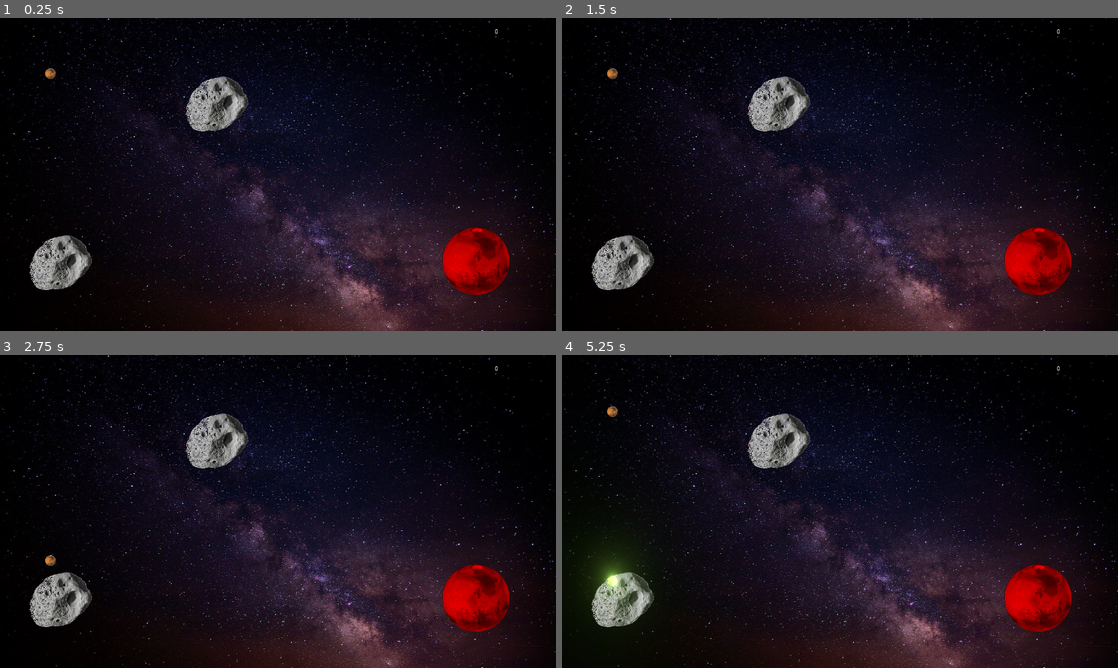
Above: before the commit, frames 1-4 (two rows, left to right).
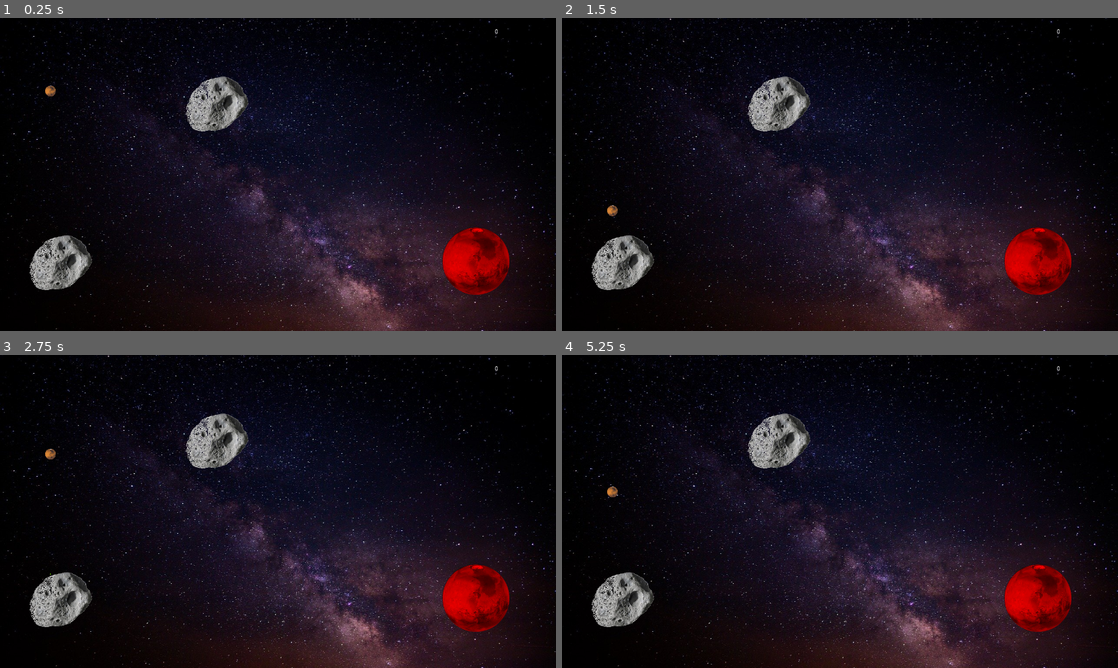
Above: after the commit, the same moments.

Repository: allenshi2014/balldrop
Game: Godot game, scene res://main.tscn
The game is run twice, just before and just after one commit, with the same random seed, the same clock (stepped at 60 frames per second) and the same inputs.
Inputs (mouse positions are in pixels of both pictures, inside the frame that each line leads up to):
- Up to frame 1 (0.25 s): no input
- Up to frame 2 (1.5 s): move the mouse to (962, 158) at 0.52 s; click (962, 158) at 0.67 s; move the mouse to (962, 158) at 1.27 s; click (962, 158) at 1.42 s
- Up to frame 3 (2.75 s): click (400, 495) at 2.17 s
- Up to frame 4 (5.25 s): click (962, 495) at 2.92 s; click (962, 495) at 3.67 s; click (962, 495) at 4.42 s; click (962, 495) at 5.17 s

The runs differ from the first frame. In frame 1, 0.1% of the frame differs, in the area x 8-10%, y 16-26%; in frame 2, 0.1%; in frame 3, 0.1%; in frame 4, 1.6%, in the area x 3-15%, y 16-83%.

Commit message:
clean up codes

Diff:
--- a/ball.gd
+++ /dev/null
@@ -1,81 +0,0 @@
-extends Node2D
-
-var vel = Vector2()
-var prevpos = Vector2()
-var sound
-
-var notes = [] # TODO generate this globally
-
-func _ready():
-
-	prevpos = position
-
-	var goalcol = Color(0,0,0)
-
-	match sound:
-
-		"bell": goalcol = Color(0,1,1)
-		"kick": goalcol = Color(1,0,0)
-		"snare": goalcol = Color(0,1,0)
-		"laser": goalcol = Color(1,1,0)
-
-	$spr.modulate = goalcol
-	goalcol *= 0.3
-
-	$parts.modulate = goalcol
-
-
-
-
-func _physics_process(delta):
-
-
-	if position.y > 1000:
-		queue_free()
-
-	vel += Vector2(0, 20 * 1) * delta
-	prevpos = position
-	position += vel
-
-	# manual collision for now
-	var colliders = get_tree().get_nodes_in_group("line")
-
-	for c in colliders:
-
-		var p1 = c.a
-		var p2 = c.b
-		var norm = (p2-p1).tangent().normalized()
-		var coll = Geometry.segment_intersects_segment_2d(prevpos, position, p1, p2)
-
-		if coll != null:
-			# print(norm)
-
-			if vel.length() > 1.0:
-
-				var pitch = vel.length()
-
-				if sound == "bell":
-					pass
-				else:
-					pitch *= 2
-
-				pitch = notes[round(pitch)] #pow(2, round(log(pitch) / log(2)) / 3.0)
-
-				#pitch *= round(rand_range(1,7))
-				pitch += rand_range(-1,1)*0.002
-				AudioPlayer.play_at(sound, position, pitch)
-
-
-
-			if vel.dot(norm) > 0:
-				norm = -norm
-
-			var restitution = 0.8
-			vel = (-vel.reflect(norm)).linear_interpolate(vel.slide(norm), 1-restitution)
-
-			position = coll + norm * 0.1
-
-			var shockwave = preload("res://shockwave.tscn").instance()
-			shockwave.position = position
-			shockwave.modulate = $spr.modulate
-			get_parent().add_child(shockwave)
--- a/ball.tscn
+++ /dev/null
@@ -1,46 +0,0 @@
-[gd_scene load_steps=8 format=2]
-
-[ext_resource path="res://ball.gd" type="Script" id=1]
-[ext_resource path="res://tex/glow2.png" type="Texture" id=2]
-
-[sub_resource type="CanvasItemMaterial" id=1]
-blend_mode = 1
-
-[sub_resource type="Gradient" id=2]
-offsets = PoolRealArray( 0, 0.00358423, 0.0860215, 1 )
-colors = PoolColorArray( 0, 0, 0, 1, 0.0382166, 0.0382166, 0.0382166, 1, 1, 1, 1, 1, 0.044586, 0.044586, 0.044586, 1 )
-
-[sub_resource type="GradientTexture" id=3]
-gradient = SubResource( 2 )
-
-[sub_resource type="ParticlesMaterial" id=4]
-flag_disable_z = true
-spread = 180.0
-gravity = Vector3( 0, 0, 0 )
-initial_velocity = 10.0
-initial_velocity_random = 1.0
-orbit_velocity = 0.0
-orbit_velocity_random = 0.0
-scale = 0.0
-scale_random = 1.0
-color_ramp = SubResource( 3 )
-
-[sub_resource type="CanvasItemMaterial" id=5]
-blend_mode = 1
-
-[node name="ball" type="Node2D"]
-script = ExtResource( 1 )
-
-[node name="parts" type="Particles2D" parent="."]
-modulate = Color( 0.21875, 0.21875, 0.21875, 0.21 )
-material = SubResource( 1 )
-emitting = false
-visibility_rect = Rect2( -1000, -1000, 2000, 2000 )
-local_coords = false
-process_material = SubResource( 4 )
-texture = ExtResource( 2 )
-
-[node name="spr" type="Sprite" parent="."]
-modulate = Color( 1, 0.509363, 0.509363, 1 )
-material = SubResource( 5 )
-texture = ExtResource( 2 )
--- a/emitter.gd
+++ /dev/null
@@ -1,56 +0,0 @@
-extends Node2D
-
-export(String, "bell", "kick", "snare", "laser") var sound
-
-var angle = 0
-
-func _on_timer_timeout():
-
-	var ball = preload("res://ball.tscn").instance()
-	ball.position = position
-	ball.sound = sound
-	ball.vel = Vector2(4, 0).rotated(deg2rad(angle+45))
-	ball.notes = gen_notes()
-
-
-	var ball_container = get_tree().get_nodes_in_group("ball_container")[0]
-	ball_container.add_child(ball)
-
-	angle += 90
-	angle %= 360
-
-
-func gen_notes():
-
-	var notes = []
-
-	#seed(hash(angle+1))
-	seed(3) # seed = 2 is nice
-	#randi()
-
-	var base_pitch = 0.06#rand_range(0.05, 0.2)
-	# print(base_pitch)
-
-	var note1 = randi() % 12
-	var note2 = randi() % 12
-	var note3 = randi() % 12
-
-	notes.push_back(2 * base_pitch)
-	notes.push_back(pow(2, 1 + note1/12.0) * base_pitch)
-	notes.push_back(pow(2, 1 + note2/12.0) * base_pitch)
-	notes.push_back(pow(2, 1 + note3/12.0) * base_pitch)
-
-	for i in 100:
-		var n1 = notes[-1]
-		var n2 = notes[-2]
-		var n3 = notes[-3]
-		var n4 = notes[-4]
-
-		notes.push_back(n1 * 2)
-		notes.push_back(n2 * 2)
-		notes.push_back(n3 * 2)
-		notes.push_back(n4 * 2)
-
-	randomize()
-
-	return notes
--- a/emitter.tscn
+++ /dev/null
@@ -1,20 +0,0 @@
-[gd_scene load_steps=4 format=2]
-
-[ext_resource path="res://emitter.gd" type="Script" id=1]
-[ext_resource path="res://tex/glow2.png" type="Texture" id=2]
-
-[sub_resource type="CanvasItemMaterial" id=1]
-blend_mode = 1
-
-[node name="emitter" type="Node2D"]
-script = ExtResource( 1 )
-sound = "bell"
-
-[node name="timer" type="Timer" parent="."]
-autostart = true
-
-[node name="spr" type="Sprite" parent="."]
-modulate = Color( 0.183594, 0.183594, 0.183594, 1 )
-material = SubResource( 1 )
-texture = ExtResource( 2 )
-[connection signal="timeout" from="timer" to="." method="_on_timer_timeout"]
--- a/gate.gd
+++ b/gate.gd
@@ -2,30 +2,14 @@
 
 var a = Vector2()
 var b = Vector2()
-#var c = Vector2()
 var collider_name = "gate"
 var collider_area = PoolVector2Array()
-# Declare member variables here. Examples:
-# var a = 2
-# var b = "text"
 
-# Called when the node enters the scene tree for the first time.
 func _ready():
-	#a = position + Vector2(-10, -10)
-	#b = position + Vector2(10, -10)
-	#c = position + Vector2(0, 10)
 
-	a = position + Vector2(-50, 0)
-	b = position + Vector2(100, 00)
-
-	collider_area = get_node("CollisionShape2D").get_polygon()
+	collider_area = $shape.get_polygon()
 
 	var point_count = collider_area.size()
 	for i in range(point_count):
 		var p_point = position + collider_area[i]
 		collider_area.set(i, p_point)
-	#collider_area = $CollisionShape2D.get_polygon()
-
-# Called every frame. 'delta' is the elapsed time since the previous frame.
-#func _process(delta):
-#	pass
--- a/gate.tscn
+++ b/gate.tscn
@@ -8,13 +8,13 @@
 ]]
 script = ExtResource( 2 )
 
-[node name="shape" type="Sprite" parent="."]
+[node name="sprite" type="Sprite" parent="."]
 modulate = Color( 1, 0.00392157, 0.00392157, 1 )
 self_modulate = Color( 1, 0, 0, 1 )
 position = Vector2( 0, 0.5 )
 scale = Vector2( 0.5, 0.5 )
 texture = ExtResource( 1 )
 
-[node name="CollisionShape2D" type="CollisionPolygon2D" parent="."]
+[node name="shape" type="CollisionPolygon2D" parent="."]
 scale = Vector2( 0.6, 0.6 )
 polygon = PoolVector2Array( 0.600037, -77.4998, 46.1, -62.4998, 72.6, -29.9998, 78.6, -0.999847, 70.6, 35.5002, 45.6, 64.0002, -0.399963, 77.0002, -34.4, 69.5002, -62.9, 47.0002, -77.4, 1.50015, -69.4, -34.4998, -46.9, -59.9998 )
--- a/line.gd
+++ b/line.gd
@@ -4,24 +4,29 @@
 var b = Vector2()
 var collider_name = "line"
 
+var b_limit = Vector2()
+
 func set_ends_shadow(p1, p2):
 
 	a = p1
 	b = p2
+	#if a.distance_to(b) >=100:
+
 	# update the capsule
 	$shape.shape.height = a.distance_to(b)
 	$shape.position = (a + b) / 2
 	$shape.rotation = a.angle_to_point(b) + PI / 2
 	# update the sprite
 	# (using a sprite so we get anti aliasing)
-	$spr.position = (a + b) / 2
+	$spr.position = (a + (a + b) / 2) / 2
 	$spr.rotation = $shape.rotation + PI / 2
-	$spr.scale = Vector2(a.distance_to(b), 1)
+	$spr.scale = Vector2(a.distance_to(b)/2, 1)
 	#grey color for shadow line
 	$spr.modulate = Color(0.75, 0.75, 0.75, 1)
 	#set no bounce
 	a = Vector2(0, 0)
 	b = a
+
 
 
 func set_ends(p1, p2):
@@ -37,6 +42,8 @@
 	$spr.position = (a + b) / 2
 	$spr.rotation = $shape.rotation + PI / 2
 	$spr.scale = Vector2(a.distance_to(b), 1)
+	#grey color for shadow line
+	$spr.modulate = Color(0.75, 0.75, 0.75, 1)
 
 
 func _on_line_input_event(_viewport, event, _shape_idx):
--- a/main.gd
+++ b/main.gd
@@ -4,24 +4,12 @@
 var current_line_shadow = null
 var p1 = Vector2()
 var p2 = p1
-
 var last_mouse_pos = Vector2()
 
 func _ready():
 	pass
 	#yield(get_tree().create_timer(1), "timeout")
 
-	#spawn_emitter("bell", Vector2(0.3, 0.2))
-	#spawn_emitter("kick", Vector2(0.3, 0.6))
-	#spawn_emitter("snare", Vector2(0.7, 0.2))
-	#spawn_emitter("laser", Vector2(0.7, 0.6))
-
-
-func spawn_emitter(name, pos):
-	var emitter = preload("res://emitter.tscn").instance()
-	emitter.sound = name
-	emitter.position = pos * OS.window_size
-	add_child(emitter)
 
 func _process(_delta):
 
--- a/mars.gd
+++ b/mars.gd
@@ -3,16 +3,13 @@
 var vel = Vector2()
 var prevpos = Vector2()
 var initalpos = Vector2() #get the inital postion to reset mars back after lost
-var sound
-
-var notes = [] # TODO generate this globally
 
 func _ready():
 	prevpos = position
 	initalpos = position
 
 func _physics_process(delta):
-	yield(get_tree().create_timer(2), "timeout")
+	#yield(get_tree().create_timer(2), "timeout")
 
 	if position.y > 1000:
 		#queue_free()
@@ -24,12 +21,10 @@
 	prevpos = position
 	position += vel
 
-
 	# manual collision for now
 	var colliders = get_tree().get_nodes_in_group("line")
 	for c in colliders:
 		#print(c.collider_name)
-
 		var p1 = c.a
 		var p2 = c.b
 		var norm = (p2-p1).tangent().normalized()
@@ -42,62 +37,39 @@
 			coll = Geometry.is_point_in_polygon(position, c.collider_area)
 			if coll == false:
 				coll = null
-			elif coll == true:
-				pass
 
 		if coll != null:
 
-			if c.collider_name == "rock":
+			if c.collider_name == "gate":
+				queue_free()
+
+			elif c.collider_name == "rock":
 				#add break effect
 				var shockwave = preload("res://shockwave.tscn").instance()
 				shockwave.position = position
 				shockwave.scale = Vector2(2, 2)
 				shockwave.modulate = Color(0.5, 1, 0, 1)
 				get_parent().add_child(shockwave)
+				#add sound effect
 				AudioPlayer.play_at("kick", position, 1)
 
 				position = initalpos
 				vel = Vector2()
 				break
 
-			if c.collider_name == "gate":
-				queue_free()
-				break
+			elif c.collider_name == "line":
+				if vel.dot(norm) > 0:
+					norm = -norm
+				#bounce force
+				var restitution = 1
+				vel = (-vel.reflect(norm)).linear_interpolate(vel.slide(norm), 1-restitution)
+				position = coll + norm * 0.1
 
-			# print(norm)
-			#if vel.length() > 1.0:
-			#	var pitch = vel.length()
-			#	if sound == "bell":
-			#		pass
-			#	else:
-			#		pitch *= 2
+				var shockwave = preload("res://shockwave.tscn").instance()
+				shockwave.position = position
+				#shockwave.modulate = $spr.modulate
+				get_parent().add_child(shockwave)
+				AudioPlayer.play_at("bell", position, 1)
 
-				#pitch = notes[round(pitch)] #pow(2, round(log(pitch) / log(2)) / 3.0)
-				#pitch *= round(rand_range(1,7))
-				#pitch += rand_range(-1,1)*0.002
-				#AudioPlayer.play_at(sound, position, pitch)
-
-			if vel.dot(norm) > 0:
-				norm = -norm
-			var restitution = 0.8
-			vel = (-vel.reflect(norm)).linear_interpolate(vel.slide(norm), 1-restitution)
-			position = coll + norm * 0.1
-
-			var shockwave = preload("res://shockwave.tscn").instance()
-			shockwave.position = position
-			#shockwave.modulate = $spr.modulate
-			get_parent().add_child(shockwave)
-			AudioPlayer.play_at("bell", position, 1)
-
-
-#	var colliders_mars = get_tree().get_nodes_in_group("mars")
-#	for m in colliders_mars:
-#		var collision_info = move_and_collide(vel * delta)
-#		if collision_info:
-#			var collision_point = collision_info.collider.name
-#			print(String(collision_point))
-#			#collision then reset the postion
-#			if collision_point == "rock":
-#				#position.y = 1001
-#				position = initalpos
-#				vel = Vector2()
+			else:
+				pass
--- a/mars.tscn
+++ b/mars.tscn
@@ -9,10 +9,10 @@
 [node name="mars" type="KinematicBody2D"]
 script = ExtResource( 2 )
 
-[node name="mars" type="Sprite" parent="."]
+[node name="sprite" type="Sprite" parent="."]
 scale = Vector2( 0.08, 0.08 )
 texture = ExtResource( 1 )
 
-[node name="CollisionShape2D" type="CollisionShape2D" parent="."]
-scale = Vector2( 0.16, 0.16 )
+[node name="shape" type="CollisionShape2D" parent="."]
+scale = Vector2( 0.15, 0.15 )
 shape = SubResource( 1 )
--- a/rock.gd
+++ b/rock.gd
@@ -2,30 +2,14 @@
 
 var a = Vector2()
 var b = Vector2()
-#var c = Vector2()
 var collider_name = "rock"
 var collider_area = PoolVector2Array()
-# Declare member variables here. Examples:
-# var a = 2
-# var b = "text"
 
-# Called when the node enters the scene tree for the first time.
 func _ready():
-	#a = position + Vector2(-10, -10)
-	#b = position + Vector2(10, -10)
-	#c = position + Vector2(0, 10)
 
-	a = position + Vector2(-50, 0)
-	b = position + Vector2(100, 00)
-
-	collider_area = get_node("CollisionShape2D").get_polygon()
+	collider_area = $shape.get_polygon()
 
 	var point_count = collider_area.size()
 	for i in range(point_count):
 		var p_point = position + collider_area[i]
 		collider_area.set(i, p_point)
-	#collider_area = $CollisionShape2D.get_polygon()
-
-# Called every frame. 'delta' is the elapsed time since the previous frame.
-#func _process(delta):
-#	pass
--- a/rock.tscn
+++ b/rock.tscn
@@ -8,9 +8,9 @@
 ]]
 script = ExtResource( 2 )
 
-[node name="rock" type="Sprite" parent="."]
+[node name="sprite" type="Sprite" parent="."]
 scale = Vector2( 0.6, 0.6 )
 texture = ExtResource( 1 )
 
-[node name="CollisionShape2D" type="CollisionPolygon2D" parent="."]
-polygon = PoolVector2Array( 4.5, -63.0001, 48.5, -46.5001, 69, -3.50006, 48.5, 27.4999, 1, 59.4999, -57.5, 58.9999, -75.5, 21.4999, -59, -26.5001, -36, -49.5001 )
+[node name="shape" type="CollisionPolygon2D" parent="."]
+polygon = PoolVector2Array( 16.5, -71.5, 55, -49.75, 76.5, -4.5, 52.75, 31, 27.75, 54, 1.75, 64.25, -34.25, 67.25, -60.5, 63.25, -82.25, 21.5, -76.25, -8, -65.5, -30.75, -35.5, -59 )
